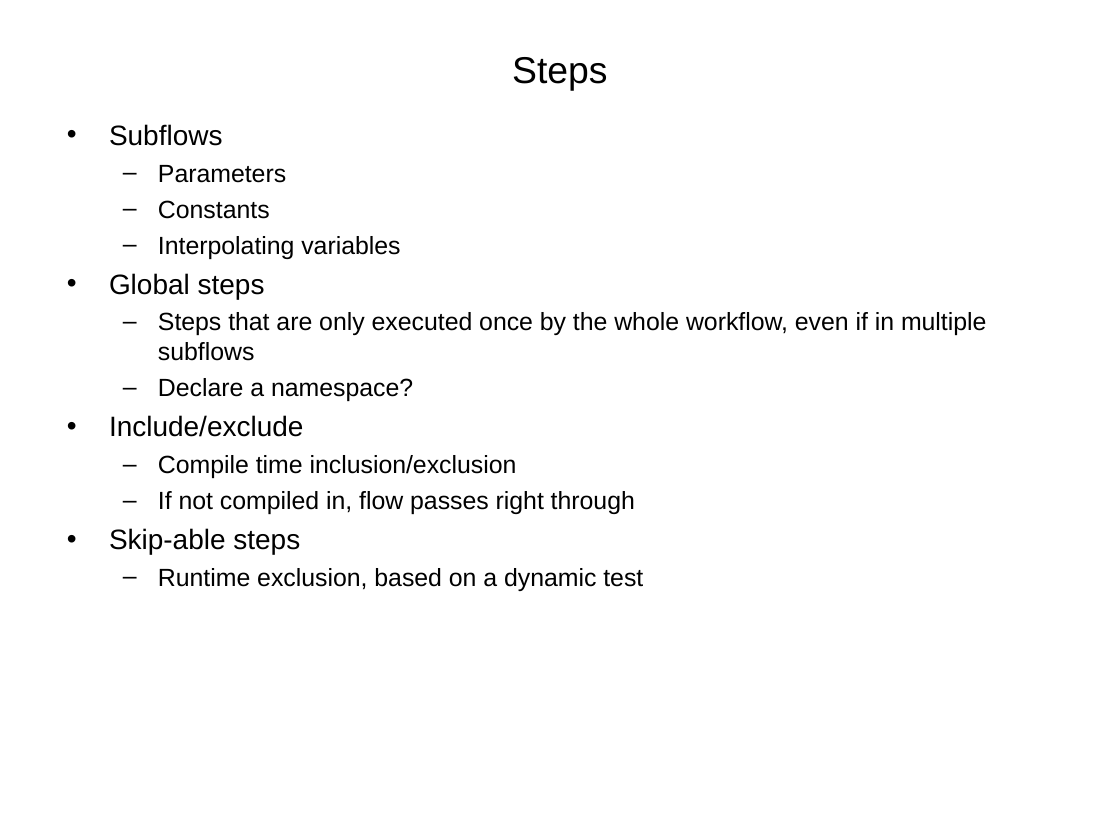
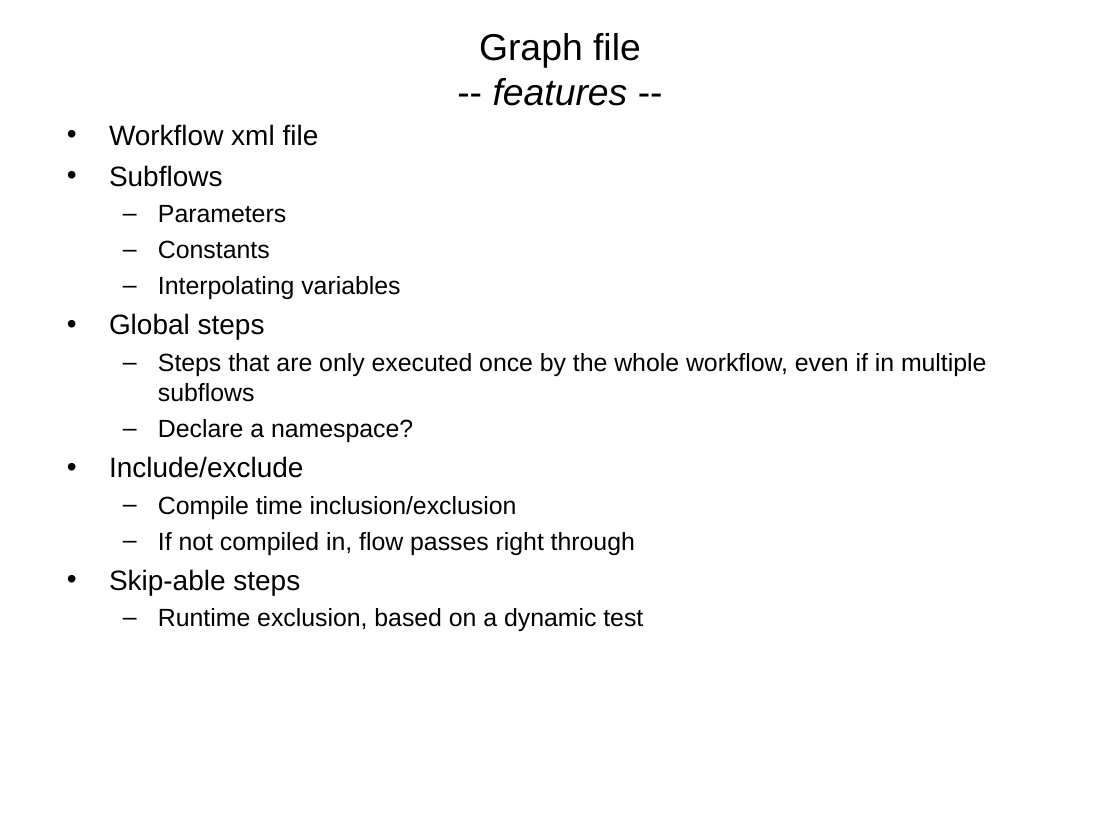
Before and after one commit to VEuPathDB/ApiCommonData, a slide deck: slide 11 of Load/doc/workflow/plasmodb/7.7/ApiWorkFlow.ppt. Drawn at 1120x840 pixels with LibreOffice and Linux fonts; fonts in the diff are those of the drawing. Boxes give left, top, right and bottom in pixels: in the first picture for what was removed or moved away, otherwise in the second. Text is boxed around its words. In the diff, an @@ line names an element or a change of style, - is before the commit and + after.

```diff
--- a/Load/doc/workflow/plasmodb/7.7/ApiWorkFlow.ppt
+++ b/Load/doc/workflow/plasmodb/7.7/ApiWorkFlow.ppt
@@ title at (479,33,641,106): text changed @@
-Steps
+Graph file
+-- features --
@@ text at (109,124,319,146): paragraph added @@
+• Workflow xml file
```
Also in this commit, not shown: 7 other slides changed, 4 slides added, 1 slide removed, 4 other files.
